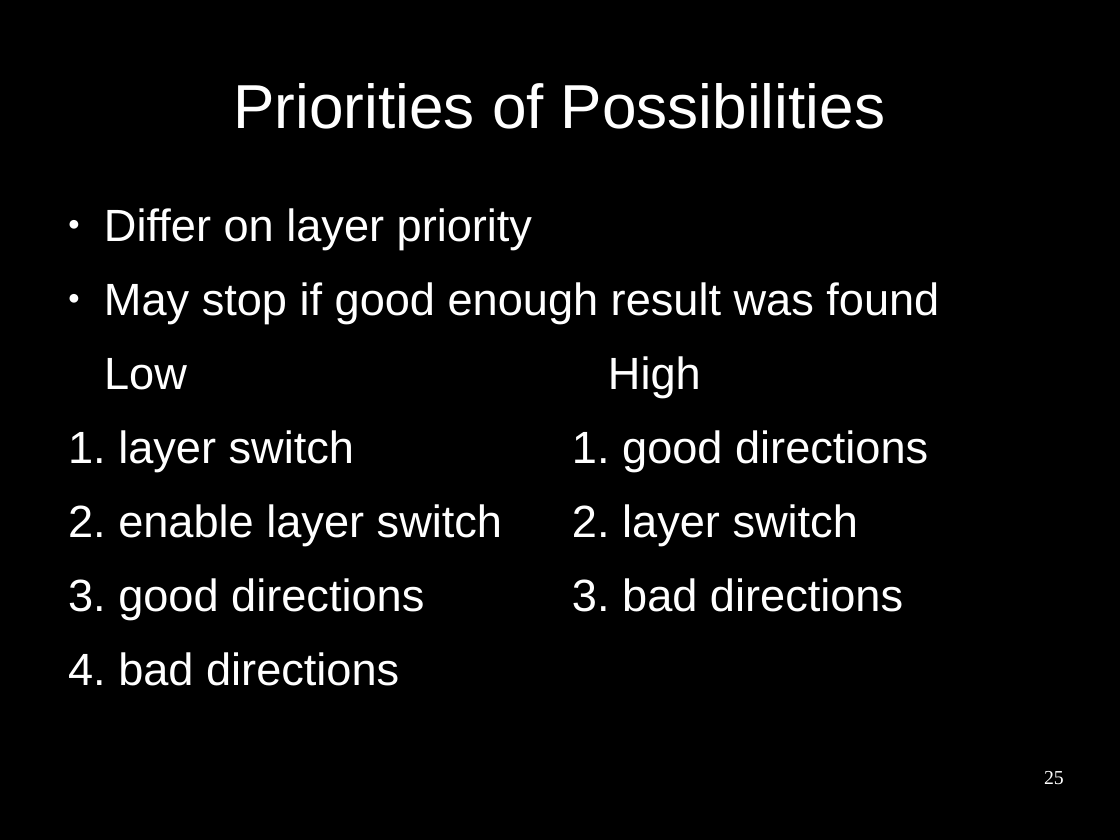
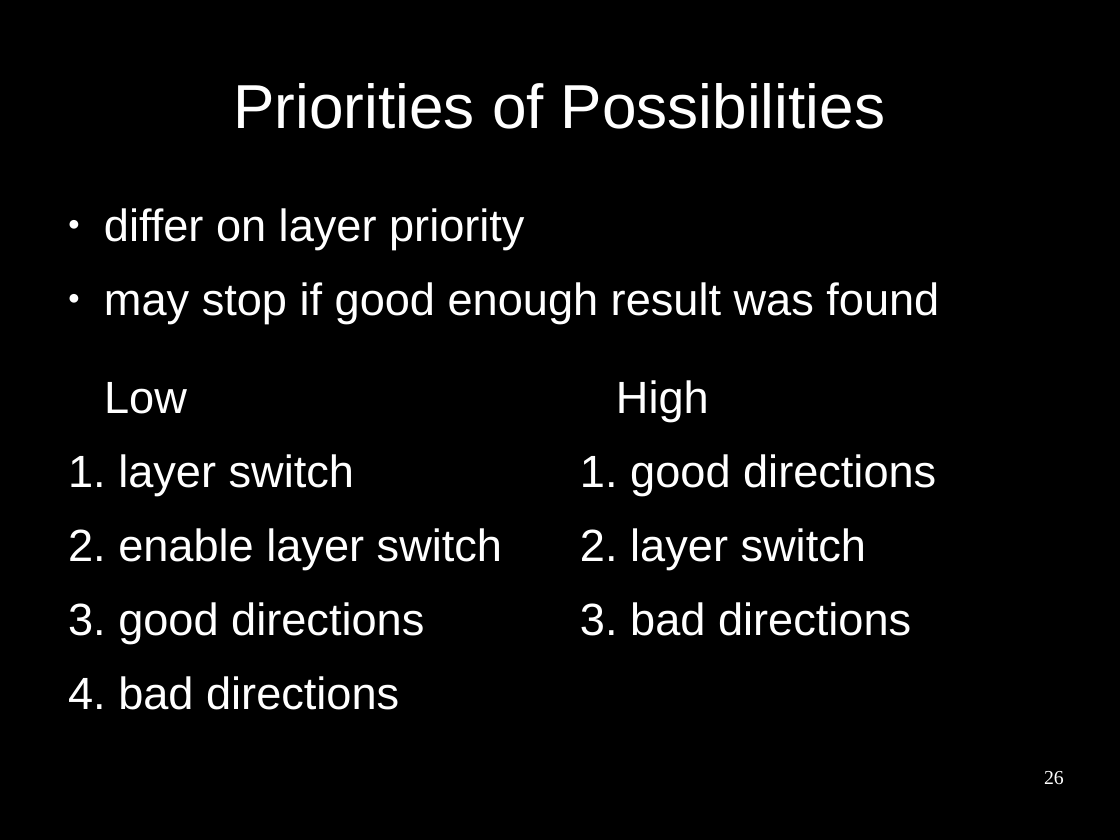
Before and after one commit to benediktibk/bachelorthesis, a slide deck: slide 26 of presentation.odp (slide 25 before the commit). Drawn at 1120x840 pixels with LibreOffice and Linux fonts; fonts in the diff are those of the drawing; background and template pictures are left out. Boxes give left, top, right and bottom in pixels: in the first picture for what was removed or moved away, otherwise in the second. Text is boxed around its words. In the diff, an @@ line names an element or a change of style, - is before the commit and + after.

```diff
--- a/presentation.odp
+++ b/presentation.odp
@@ text at (104, 208, 939, 324): text changed @@
-● Differ on layer priority
-● May stop if good enough result was found
+● differ on layer priority
+● may stop if good enough result was found
@@ text "Low": place and size @@
-text "Low" at (104, 358, 502, 686)
+text "Low" at (104, 382, 502, 710)
@@ text "High": place and size @@
-text "High" at (608, 356, 928, 612)
+text "High" at (616, 380, 936, 636)
@@ page number at (1044, 771, 1064, 785): text changed @@
-25
+26
```
Also in this commit, not shown: 21 other slides changed, 2 slides added.
